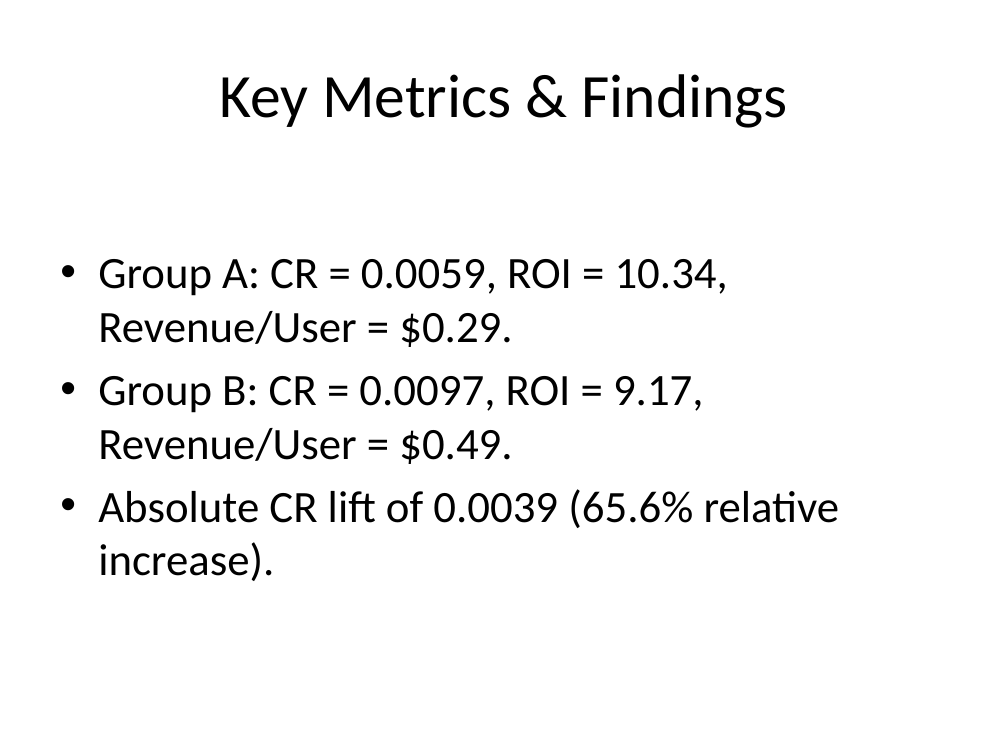
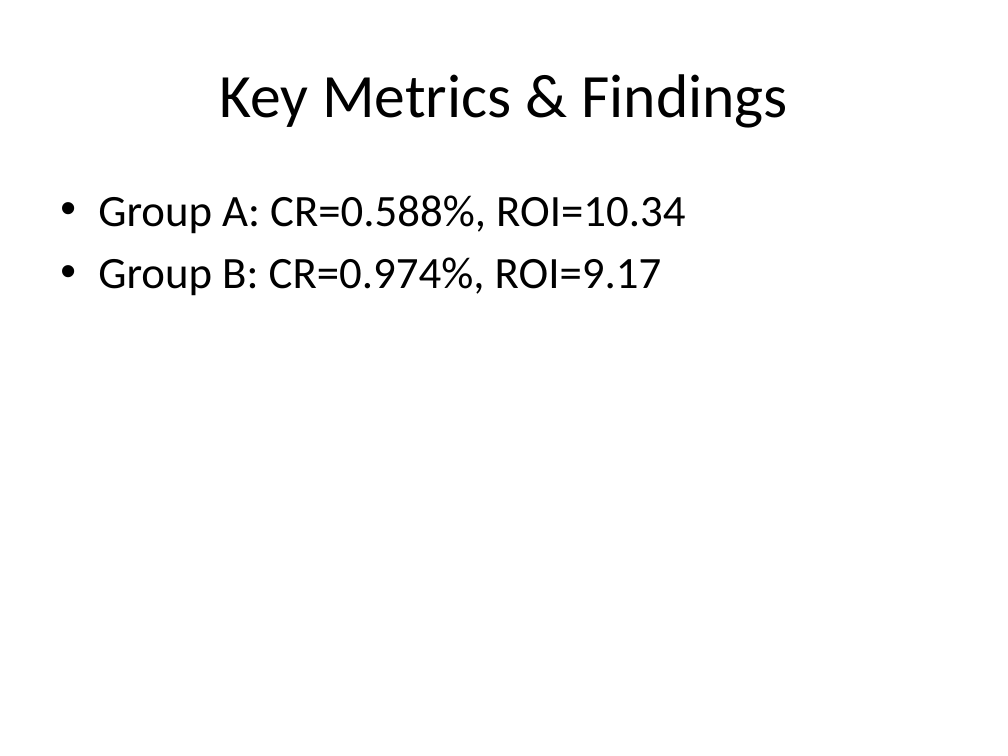
Before and after one commit to cathelenegeorge/CampAIgn-Analytics, a slide deck: slide 6 of reports/final_report.pptx (slide 5 before the commit). Drawn at 1008x756 pixels with LibreOffice and Linux fonts; fonts in the diff are those of the drawing. Boxes give left, top, right and bottom in pixels: in the first picture for what was removed or moved away, otherwise in the second. Text is boxed around its words. In the diff, an @@ line names an element or a change of style, - is before the commit and + after.

```diff
--- a/reports/final_report.pptx
+++ b/reports/final_report.pptx
@@ text at (98, 195, 685, 296): text changed @@
-• Group A: CR = 0.0059, ROI = 10.34, Revenue/User = $0.29.
-• Group B: CR = 0.0097, ROI = 9.17, Revenue/User = $0.49.
-• Absolute CR lift of 0.0039 (65.6% relative increase).
+• Group A: CR=0.588%, ROI=10.34
+• Group B: CR=0.974%, ROI=9.17
```
Also in this commit, not shown: 7 other slides changed, 13 slides added, 4 slides removed, 27 other files.
